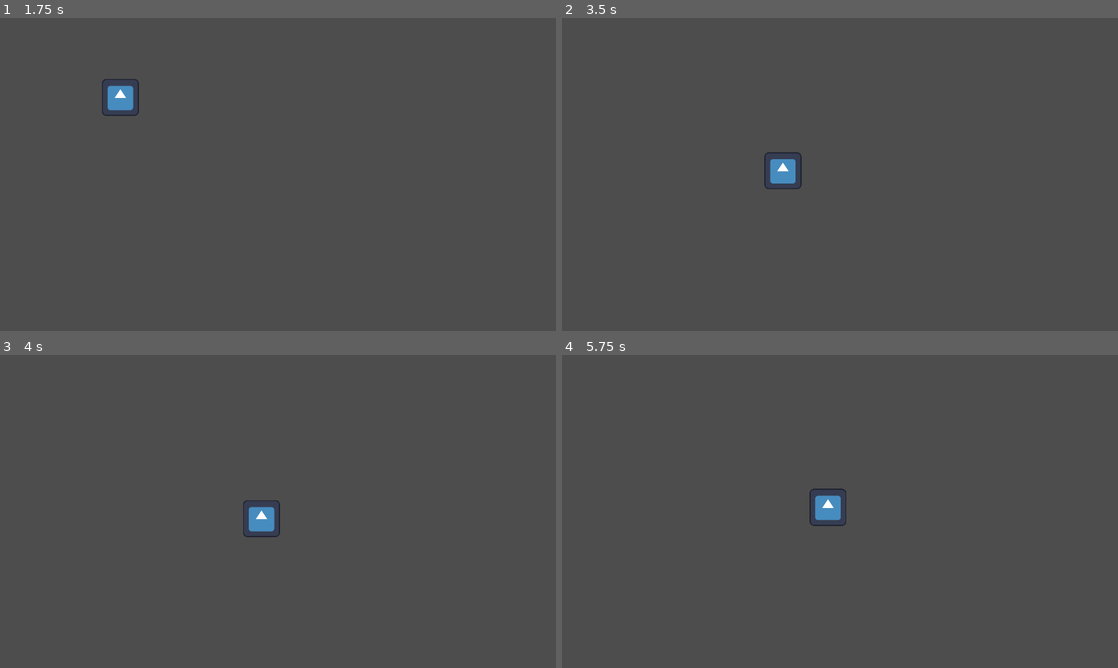
Above: before the commit, frames 1-4 (two rows, left to right).
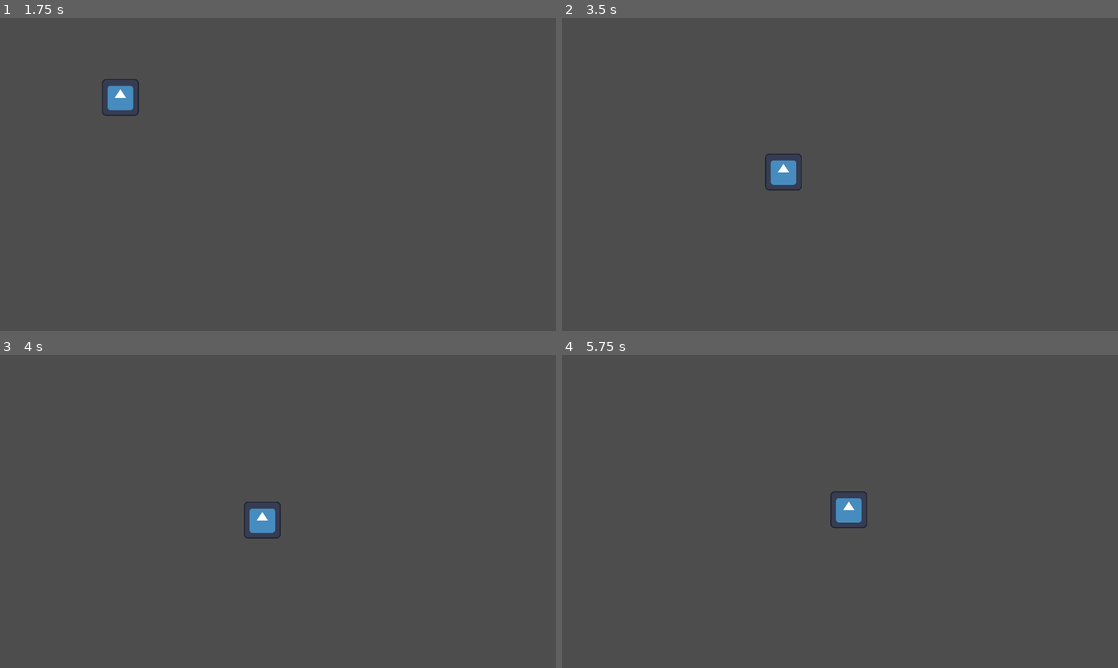
Above: after the commit, the same moments.

Repository: Boris14/GretelsAndHensels
Game: Godot game, scene res://scenes/BabaYaga.tscn
Two runs of this game, one before a commit and one after it. Both use one fixed random seed, a clock stepped at 60 frames per second and the inputs below. This scene is started directly instead of the project's main scene. The engine's default icon, where the game draws it, is replaced by a stand-in: a white triangle on a blue panel in a dark square.
Inputs (mouse positions are in pixels of both pictures, inside the frame that each line leads up to):
- Up to frame 1 (1.75 s): move the mouse to (400, 158) at 0.52 s; click (400, 158) at 0.67 s; move the mouse to (166, 190) at 1.27 s; click (166, 190) at 1.42 s
- Up to frame 2 (3.5 s): move the mouse to (895, 105) at 2.02 s; click (895, 105) at 2.17 s; move the mouse to (812, 237) at 2.77 s; click (812, 237) at 2.92 s
- Up to frame 3 (4 s): move the mouse to (444, 558) at 3.52 s; click (444, 558) at 3.67 s
- Up to frame 4 (5.75 s): move the mouse to (673, 464) at 4.27 s; click (673, 464) at 4.42 s; move the mouse to (867, 511) at 5.02 s; click (867, 511) at 5.17 s

Frame 1 is identical in both runs. In frame 2, 0.2% of the frame differs, in the area x 36-44%, y 42-56%; in frame 3, 0.2%; in frame 4, 0.8%, in the area x 44-55%, y 42-56%.

Commit message:
Pick up kid logic

Diff:
--- a/scenes/BabaYaga.tscn
+++ b/scenes/BabaYaga.tscn
@@ -1,10 +1,13 @@
-[gd_scene load_steps=4 format=3 uid="uid://dd3h11dlvlsog"]
+[gd_scene load_steps=5 format=3 uid="uid://dd3h11dlvlsog"]
 
 [ext_resource type="Script" path="res://scripts/BabaYaga.gd" id="1_b18iy"]
 [ext_resource type="Texture2D" uid="uid://82vvytfqj51t" path="res://images/icon.svg" id="2_nixoe"]
 
 [sub_resource type="CircleShape2D" id="CircleShape2D_iylg5"]
 radius = 58.3095
+
+[sub_resource type="CircleShape2D" id="CircleShape2D_ocy5c"]
+radius = 83.672
 
 [node name="BabaYaga" type="CharacterBody2D"]
 script = ExtResource("1_b18iy")
@@ -18,3 +21,9 @@
 [node name="CollisionShape2D" type="CollisionShape2D" parent="."]
 shape = SubResource("CircleShape2D_iylg5")
 metadata/_edit_lock_ = true
+
+[node name="PickUpArea" type="Area2D" parent="."]
+
+[node name="CollisionShape2D" type="CollisionShape2D" parent="PickUpArea"]
+shape = SubResource("CircleShape2D_ocy5c")
+metadata/_edit_lock_ = true
--- a/scripts/BabaYaga.gd
+++ b/scripts/BabaYaga.gd
@@ -1,18 +1,48 @@
 extends CharacterBody2D
 
+signal ability_pressed(can_activate)
 
-const SPEED = 300.0
+const REACH_DIST = 8.0
+
+@export
+var normal_speed = 300.0
+@export
+var speed_carry_mult = 0.8
+@export
+var magic_regen = 2.0
+@export
+var strength = 5.0
+
+var _speed = normal_speed
+var _max_magic = 100.0
+var _curr_magic = 0.0
+var _is_carrying_kid = false
 
 func _physics_process(delta):
-	# Get the input direction and handle the movement/deceleration.
-	# As good practice, you should replace UI actions with custom gameplay actions.
+
+	_speed = normal_speed * (speed_carry_mult if _is_carrying_kid else 1)
+	_curr_magic = clamp(_curr_magic + magic_regen, 0, _max_magic)
+
+	# Movement
 	var direction = get_viewport().get_mouse_position() - position
-	if direction.length() > SPEED:
-		velocity = direction.normalized() * SPEED
+	if direction.length() > REACH_DIST:
+		velocity = direction.normalized() * _speed
 	else:
 		velocity = direction
 
-	move_and_slide()
+	if Input.is_mouse_button_pressed(MOUSE_BUTTON_LEFT):
+		# Try to pick up a kid
+		for body in $PickUpArea.get_overlapping_bodies():
+			if body.is_in_group("kids"):
+				body.grab(self)
+				_is_carrying_kid = true
+				break
+		pass
+	elif Input.is_mouse_button_pressed(MOUSE_BUTTON_RIGHT):
+		# Open ability UI
+		ability_pressed.emit(_curr_magic >= _max_magic)
 
 	if Input.is_action_just_pressed("ui_cancel"):
 		get_tree().quit()
+
+	move_and_slide()
